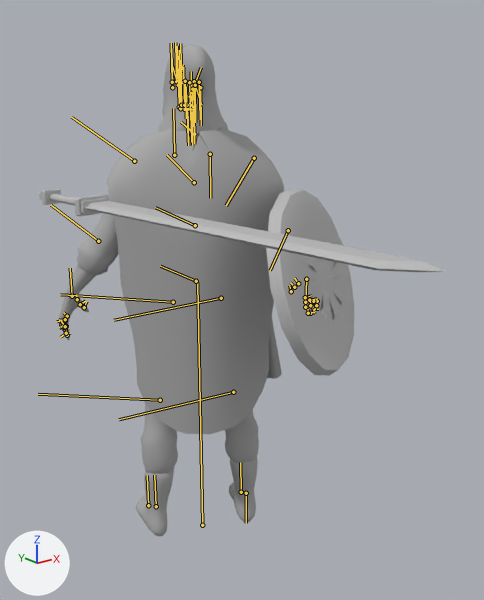
A saved change to the FBX model SPM/Assets/Animations/William Anim/Animations/Spin.fbx.
Before and after are seen from a camera (50 mm lens) standing at (-13.8, -19.9, 17.4) and looking at (-1.0, -3.9, 11.0). Lighting does not change. The marker at lower left points along +X, +Y and +Z. Both versions are drawn at frame 35 of the action 'Take 001'; the numbers are the values there. The bones that bend it are drawn over the model as lines.

In view in the first picture: 'Character.001', 'Sword', 'polySurface4'.
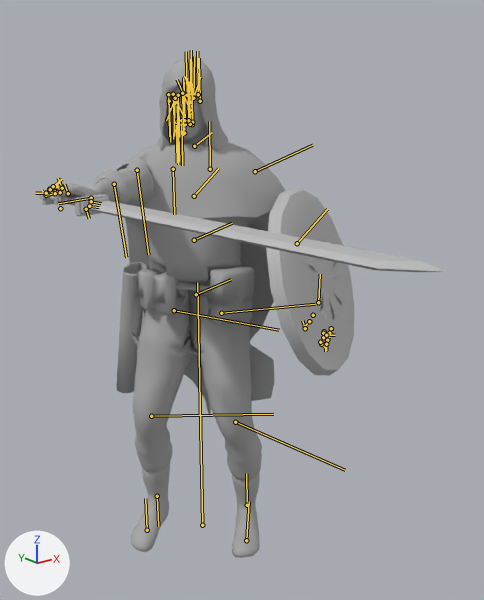
Boxes [x1, y1, x2, y2] around the edits, measured in the pictures (484 x 600 px):
'Character.001', posed (8% wider): before [59, 44, 284, 536]; after [42, 57, 285, 558]
bone 'Pelvis', root to tip: before (196, 281) to (160, 266); after (196, 294) to (231, 279)
bone 'L_Shoulder', root to tip: before (134, 161) to (71, 117); after (255, 171) to (312, 145)
bone 'L_Elbow', root to tip: before (98, 241) to (51, 205); after (297, 243) to (327, 209)
bone 'L_Wrist', root to tip: before (72, 296) to (70, 268); after (318, 302) to (320, 274)
bone 'L_Pinkie_1', root to tip: before (62, 326) to (59, 328); after (329, 333) to (331, 334)
bone 'L_Pinkie_2', root to tip: before (65, 329) to (68, 328); after (324, 331) to (323, 330)
bone 'L_RingFinger_1', root to tip: before (64, 327) to (64, 330); after (327, 340) to (329, 337)
bone 'L_IndexFinger_1', root to tip: before (65, 320) to (59, 319); after (325, 344) to (325, 351)
bone 'L_Longfinger_1', root to tip: before (65, 326) to (61, 321); after (326, 344) to (326, 350)
bone 'L_Thumb_1', root to tip: before (80, 304) to (85, 301); after (309, 321) to (303, 327)
bone 'L_Thumb_2', root to tip: before (84, 307) to (86, 301); after (305, 328) to (302, 320)
bone 'R_Clavicle', root to tip: before (210, 154) to (210, 198); after (173, 169) to (174, 214)
bone 'R_Shoulder', root to tip: before (254, 158) to (226, 205); after (137, 170) to (148, 254)
bone 'R_Elbow', root to tip: before (288, 230) to (270, 270); after (114, 184) to (126, 257)
bone 'R_Wrist', root to tip: before (306, 279) to (305, 304); after (91, 198) to (58, 203)
bone 'R_RingFinger_2', root to tip: before (310, 313) to (314, 312); after (46, 193) to (35, 193)
bone 'R_IndexFinger', root to tip: before (305, 297) to (311, 295); after (68, 193) to (64, 184)
bone 'R_IndexFinger_2', root to tip: before (305, 307) to (309, 311); after (60, 208) to (58, 207)
bone 'R_Longfinger_1', root to tip: before (310, 305) to (310, 298); after (53, 186) to (62, 179)
bone 'R_Longfinger_2', root to tip: before (308, 313) to (315, 311); after (55, 193) to (47, 195)
bone 'R_Thump_2', root to tip: before (291, 291) to (289, 285); after (86, 209) to (89, 218)
bone 'L_Hip', root to tip: before (173, 302) to (60, 294); after (221, 313) to (315, 304)
bone 'L_Knee', root to tip: before (160, 400) to (38, 394); after (235, 422) to (345, 470)
bone 'L_Ankle', root to tip: before (156, 506) to (154, 475); after (247, 505) to (246, 473)
bone 'Ball', root to tip: before (148, 505) to (147, 475); after (246, 540) to (249, 501)
bone 'R_Hip', root to tip: before (221, 298) to (114, 320); after (174, 310) to (279, 330)
bone 'R_Knee', root to tip: before (233, 392) to (119, 419); after (151, 416) to (273, 414)
bone 'R_Ankle', root to tip: before (246, 493) to (246, 523); after (157, 496) to (158, 526)

The change in detail:
Bone 'Pelvis' (bone_pelvis) moves from (0.0, 0.0, 0.0) to (-41.0, -10.0, 42.0).
Bone 'Pelvis' (bone_pelvis) turns from (0, 0, 0) to (158, 10, 50) degrees about its own x, y and z.
Bone 'L_Shoulder' (bone_l_shoulder) turns from (0, 0, 0) to (1, 13, -6) degrees about its own x, y and z.
Bone 'L_Elbow' (bone_l_elbow) turns from (0, 0, 0) to (-2, -25, 22) degrees about its own x, y and z.
Bone 'L_Wrist' (bone_l_wrist) turns from (0, 0, 0) to (14, 14, -1) degrees about its own x, y and z.
Bone 'L_Pinkie_1' (bone_l_pinkie_1) turns from (0, 0, 0) to (4, 62, -22) degrees about its own x, y and z.
Bone 'L_Pinkie_2' (bone_l_pinkie_2) moves from (0.0, 0.0, 0.0) to (6.0, 3.0, -3.0).
Bone 'L_Pinkie_2' (bone_l_pinkie_2) turns from (0, 0, 0) to (18, -58, 14) degrees about its own x, y and z.
Bone 'L_RingFinger_1' (bone_l_ringfinger_1) turns from (0, 0, 0) to (-10, 134, -9) degrees about its own x, y and z.
Bone 'L_IndexFinger_1' (bone_l_indexfinger_1) turns from (0, 0, 0) to (-13, 4, -90) degrees about its own x, y and z.
Bone 'L_Longfinger_1' (bone_l_longfinger_1) turns from (0, 0, 0) to (-11, -74, -58) degrees about its own x, y and z.
Bone 'L_Thumb_1' (bone_l_thumb_1) turns from (0, 0, 0) to (22, -1, -38) degrees about its own x, y and z.
Bone 'L_Thumb_2' (bone_l_thumb_2) moves from (0.0, 0.0, 0.0) to (12.0, 17.0, 8.0).
Bone 'L_Thumb_2' (bone_l_thumb_2) turns from (0, 0, 0) to (-38, 23, -4) degrees about its own x, y and z.
Bone 'R_Clavicle' (bone_r_clavicle) moves from (0.0, 0.0, 0.0) to (0.0, 0.0, -14.0).
Bone 'R_Shoulder' (bone_r_shoulder) turns from (0, 0, 0) to (-35, -42, 87) degrees about its own x, y and z.
Bone 'R_Elbow' (bone_r_elbow) turns from (0, 0, 0) to (1, 8, -7) degrees about its own x, y and z.
Bone 'R_Wrist' (bone_r_wrist) turns from (0, 0, 0) to (12, -32, 51) degrees about its own x, y and z.
Bone 'R_RingFinger_2' (bone_r_ringfinger_2) moves from (0.0, 0.0, 0.0) to (-12.0, 7.0, 1.0).
Bone 'R_RingFinger_2' (bone_r_ringfinger_2) turns from (0, 0, 0) to (33, -117, -93) degrees about its own x, y and z.
Bone 'R_IndexFinger' (bone_r_indexfinger) moves from (0.0, 0.0, 0.0) to (3.0, -15.0, 6.0).
Bone 'R_IndexFinger' (bone_r_indexfinger) turns from (0, 0, 0) to (15, -7, -6) degrees about its own x, y and z.
Bone 'R_IndexFinger_2' (bone_r_indexfinger_2) moves from (0.0, 0.0, 0.0) to (-15.0, 8.0, 39.0).
Bone 'R_IndexFinger_2' (bone_r_indexfinger_2) turns from (0, 0, 0) to (66, -105, -17) degrees about its own x, y and z.
Bone 'R_Longfinger_1' (bone_r_longfinger_1) turns from (0, 0, 0) to (3, 2, -8) degrees about its own x, y and z.
Bone 'R_Longfinger_2' (bone_r_longfinger_2) moves from (0.0, 0.0, 0.0) to (-24.0, 6.0, 22.0).
Bone 'R_Longfinger_2' (bone_r_longfinger_2) turns from (0, 0, 0) to (46, -57, -83) degrees about its own x, y and z.
Bone 'R_Thump_2' (bone_r_thump_2) turns from (0, 0, 0) to (-66, -14, -48) degrees about its own x, y and z.
Bone 'L_Hip' (bone_l_hip) turns from (0, 0, 0) to (17, -14, 5) degrees about its own x, y and z.
Bone 'L_Knee' (bone_l_knee) turns from (0, 0, 0) to (0, 22, -19) degrees about its own x, y and z.
Bone 'L_Ankle' (bone_l_ankle) turns from (0, 0, 0) to (-14, 21, 4) degrees about its own x, y and z.
Bone 'Ball' (bone_ball) turns from (0, 0, 0) to (-30, 0, 0) degrees about its own x, y and z.
Bone 'R_Hip' (bone_r_hip) turns from (0, 0, 0) to (8, -16, 3) degrees about its own x, y and z.
Bone 'R_Knee' (bone_r_knee) turns from (0, 0, 0) to (0, 28, -11) degrees about its own x, y and z.
Bone 'R_Ankle' (bone_r_ankle) turns from (0, 0, 0) to (-15, 10, 2) degrees about its own x, y and z.
